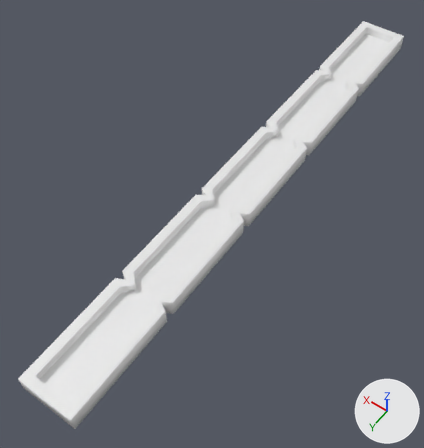
The Blender file games/gw/AoS/5-inch-stick-ruler.blend: old version first, new version second.
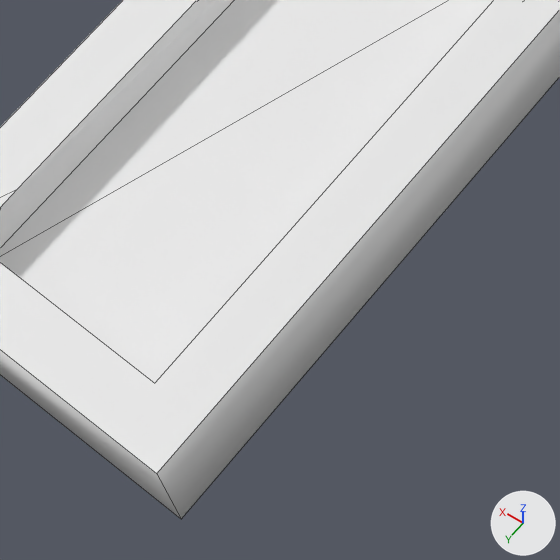
The first picture shows the older version from a 50 mm lens placed at (-4.35, 14.08, 9.5), pointed at (0.27, 7.61, -0.68). The close-ups show the older and then the newer version on the part from 10% to 35% of the width and 74% to 98% of the height of that picture. Only the edits that show in the close-ups are written down. Every picture has the same lights, and +X, +Y and +Z are marked at lower right. The close-ups show mesh edges as thin lines.

Objects in the first close-up: '5-inch-stick-ruler-bezier.001'.
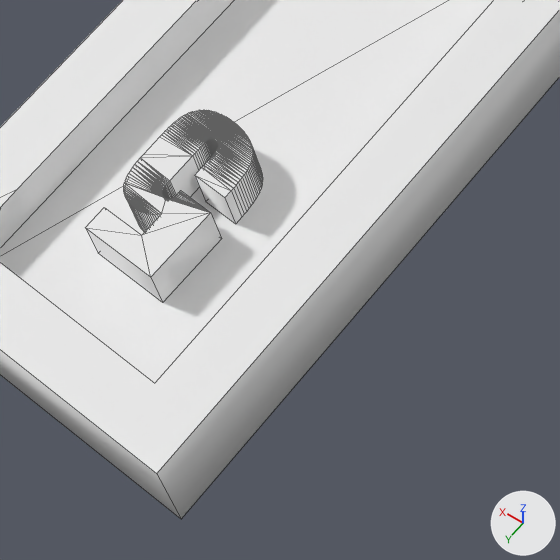
Pixel boxes (x1, y1, x2, y2) of what changed, in the close-ups (560 x 560 px):
part 1 of me_béziercurve_003, added: after (0, 0, 493, 383)

Edits to the bpy script that builds the scene:
```text
Change me_béziercurve_003:
    used by ob_5_inch_stick_ruler_bezier_001; location = (0.0, 0.0, 0.0)
    remove me_béziercurve_003.from_pydata(...)  # 154 vertices, 158 faces; spans x -0.6..0.6, y 0.0..12.7, z -0.2..0.2
    add me_béziercurve_003.from_pydata(...)  # 1162 vertices, 1158 faces; spans x -0.6..0.6, y 0.0..12.7, z -0.2..0.2
    me_béziercurve_003 part 1: 504 vertices added at x -0.16..0.16, y 11.72..12.26, z 0.0..0.2
    other edits to the shape of me_béziercurve_003 do not show in these pictures
```
